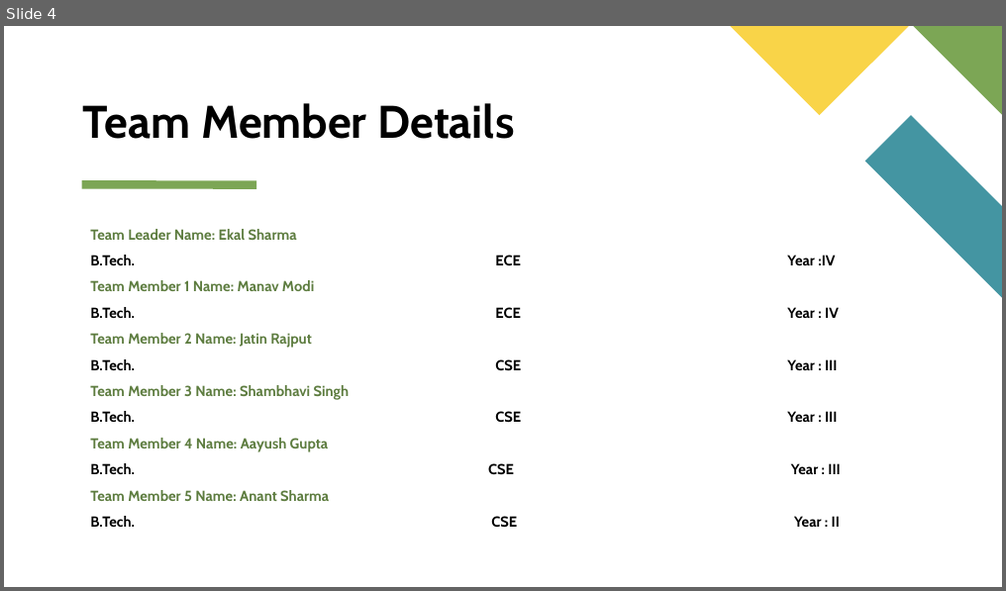
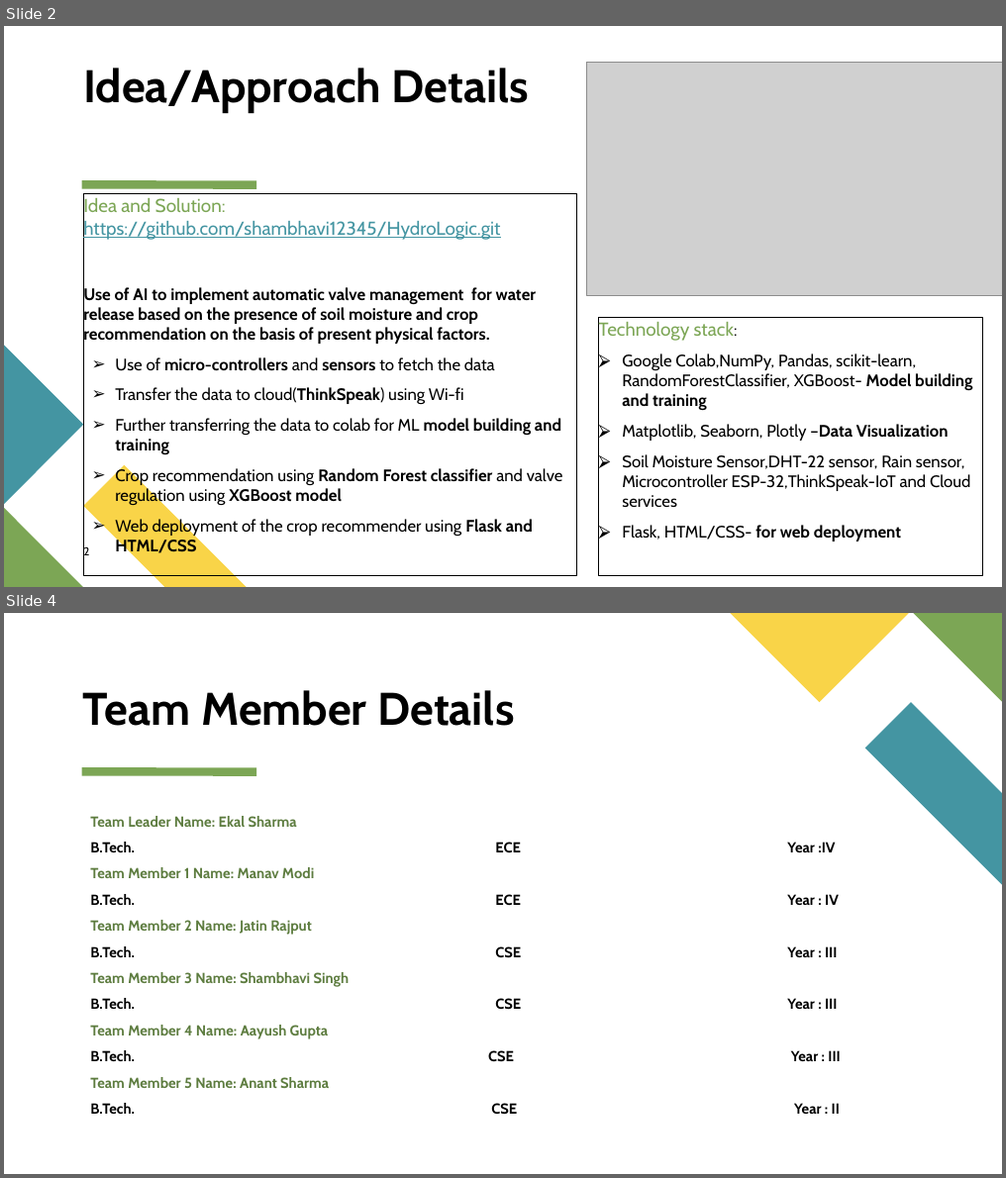
Before and after one commit to shambhavi12345/HydroLogic, a slide deck: Idea-Presentation-Format-SIH2023-College.pptx. Shown one above the other, each under a label of ours: slide 4 before the commit, slides 2 and 4 after it; the slides between them are not shown. The pictures are 1006x591 and 1006x1178 pixels, drawn with LibreOffice and Linux fonts; fonts in the diff are those of the drawing; grey boxes stand for pictures. Boxes give left, top, right and bottom in pixels: in the first picture for what was removed or moved away, otherwise in the second. Text is boxed around its words. In the diff, an @@ line names an element or a change of style, - is before the commit and + after.

```diff
--- a/Idea-Presentation-Format-SIH2023-College.pptx
+++ b/Idea-Presentation-Format-SIH2023-College.pptx
@@ slide 2 added at [4,26,1002,587], background #FFFFFF; not listed: 1 template element that a slide beside it also shows @@
@@ title added at [83,68,529,113], 44 pt, text #000000, bold @@
+Idea/Approach Details
@@ picture added at [586,63,1002,296] @@
@@ text added at [83,194,576,577], outline #000000 0.75 pt, 16 pt, text #000000, bold @@
+Idea and Solution:
+https://github.com/shambhavi12345/HydroLogic.git
+Use of AI to implement automatic valve management for water release based on the presence of soil moisture and crop recommendation on the basis of present physical factors.
+➢ Use of micro-controllers and sensors to fetch the data
+➢ Transfer the data to cloud(ThinkSpeak) using Wi-fi
+➢ Further transferring the data to colab for ML model building and training
+➢ Crop recommendation using Random Forest classifier and valve regulation using XGBoost model
+➢ Web deployment of the crop recommender using Flask and HTML/CSS
@@ rectangle added at [599,318,983,577], outline #000000 0.75 pt, 16 pt, text #000000 @@
+Technology stack:
+⮚ Google Colab,NumPy, Pandas, scikit-learn, RandomForestClassifier, XGBoost- Model building and training
+⮚ Matplotlib, Seaborn, Plotly –Data Visualization
+⮚ Soil Moisture Sensor,DHT-22 sensor, Rain sensor, Microcontroller ESP-32,ThinkSpeak-IoT and Cloud services
+⮚ Flask, HTML/CSS- for web deployment
@@ freeform shape added at [4,346,83,504], fill #4495A2 @@
@@ freeform shape added at [83,466,246,587], fill #F9D448 @@
@@ freeform shape added at [4,508,83,587], fill #7CA655 @@
@@ page number added at [83,546,89,559], 11 pt, text #000000 @@
+2
```
Also in this commit, not shown: 2 slides changed, 2 slides removed.
